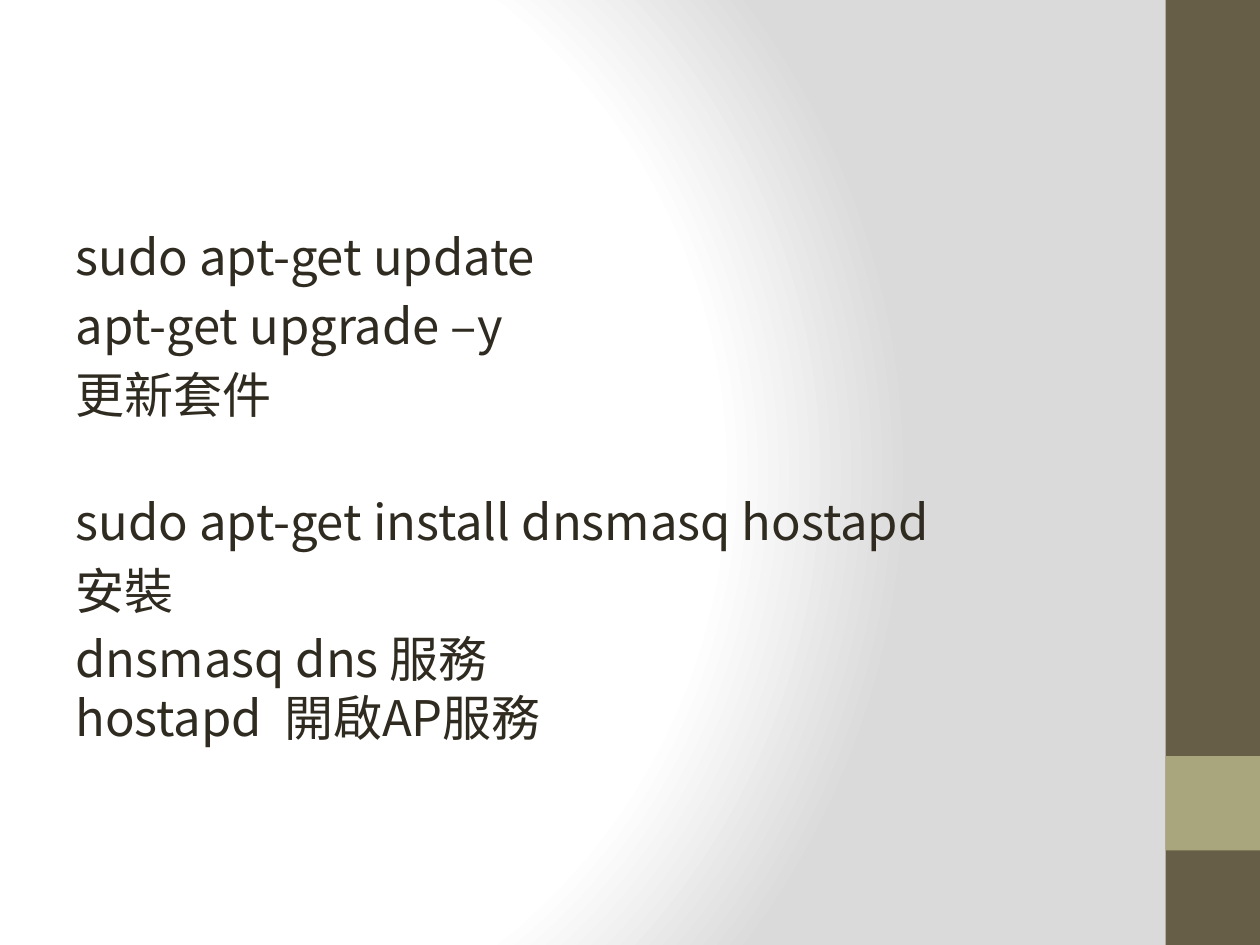
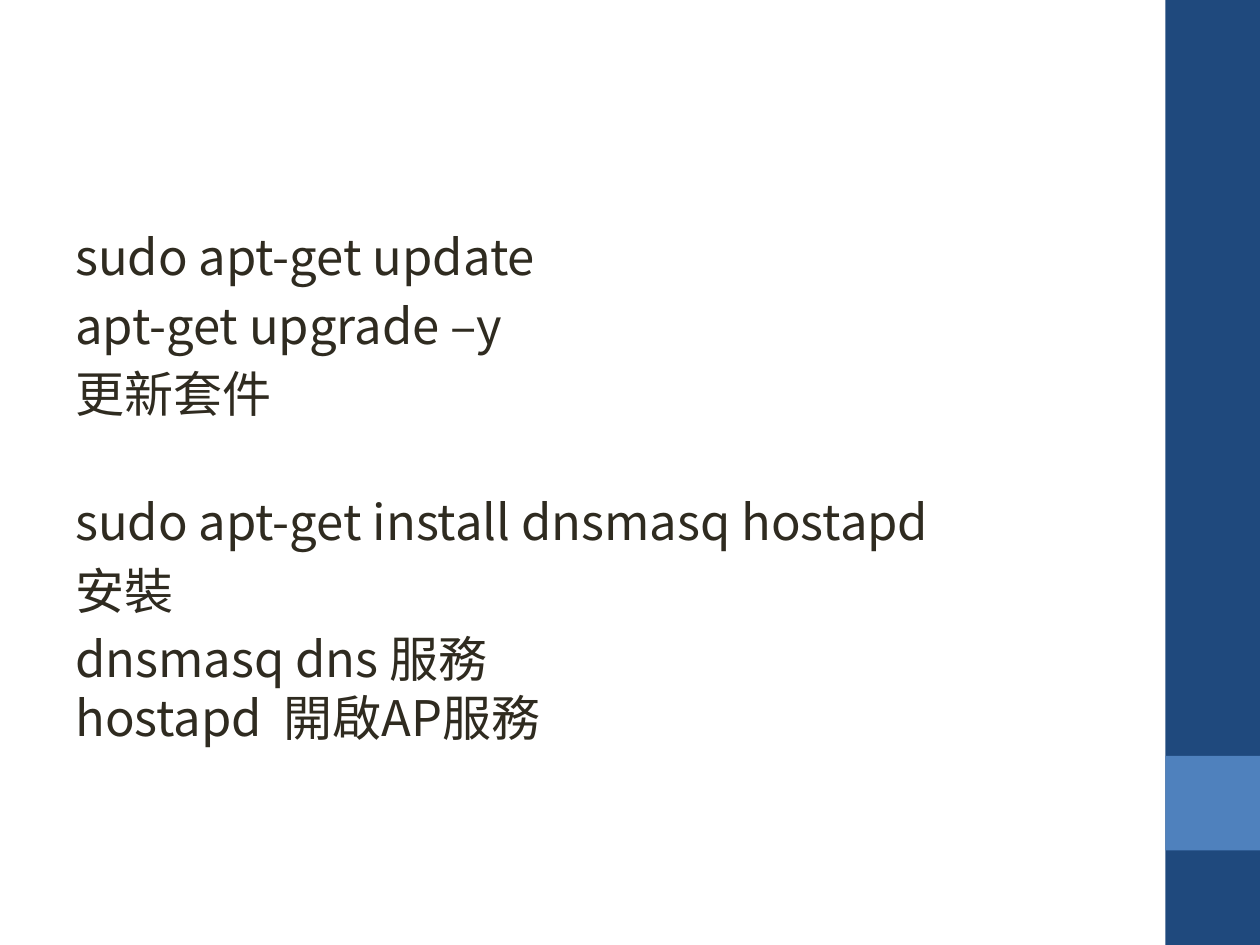
Before and after one commit to krnick/AP_MODE, a slide deck: slide 2 of 設定wifi ap_repeater.pptx. Drawn at 1260x945 pixels with LibreOffice and Linux fonts; fonts in the diff are those of the drawing. Boxes give left, top, right and bottom in pixels: in the first picture for what was removed or moved away, otherwise in the second. Text is boxed around its words. In the diff, an @@ line names an element or a change of style, - is before the commit and + after.

```diff
--- a/設定wifi ap_repeater.pptx
+++ b/設定wifi ap_repeater.pptx
@@ background gradient #FFFFFF to #DADADA to #FFFFFF @@
@@ rectangle at bbox=[1166, 0, 1260, 945]: fill #675E47 to #1F497D @@
@@ rectangle at bbox=[1166, 756, 1260, 850]: fill #A9A57C to #4F81BD @@
```
Also in this commit, not shown: 17 other slides changed.
